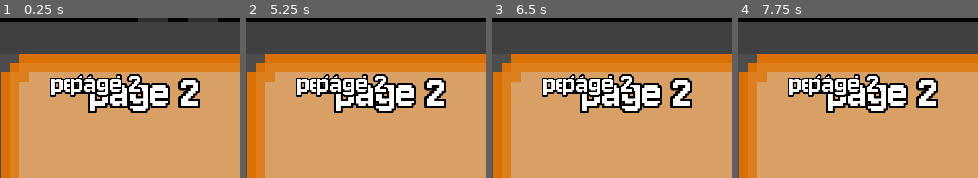
Above: before the commit, frames 1-4 (left to right).
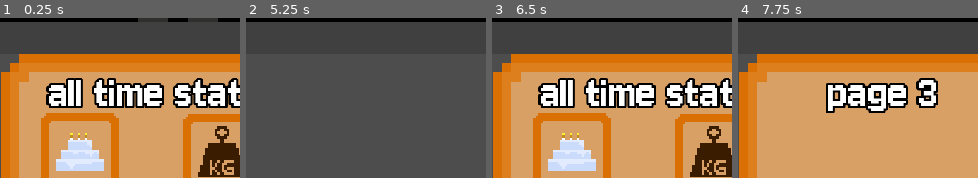
Above: after the commit, the same moments.

Repository: youswiftlmao/foxie-the-desktop-pet
Game: Godot game, scene res://scenes/main.tscn
The game is run twice, just before and just after one commit, with the same random seed, the same clock (stepped at 60 frames per second) and the same inputs.
Inputs (mouse positions are in pixels of both pictures, inside the frame that each line leads up to):
- Up to frame 1 (0.25 s): no input
- Up to frame 2 (5.25 s): tap Enter at 0.5, 3.5 s; drag from (387, 136) to (462, 86) at 0.52 s; drag from (462, 86) to (387, 136) at 1.27 s; tap Space at 2, 5 s; move the mouse to (368, 110) at 2.02 s; hold Right 2.03-2.75 s; tap Alt at 2.1, 3.6, 5.1 s; click (368, 110) at 2.17 s; drag from (373, 96) to (462, 86) at 2.77 s; move the mouse to (438, 122) at 3.52 s; hold Left 3.53-4.25 s; drag from (294, 74) to (445, 104) at 4.27 s; move the mouse to (378, 98) at 5.02 s; hold Down from 5.03 s (still down); click (378, 98) at 5.17 s
- Up to frame 3 (6.5 s): release Down at 5.75 s; tap Enter at 5.75 s; drag from (576, 58) to (614, 110) at 5.77 s
- Up to frame 4 (7.75 s): tap Space at 6.5 s; move the mouse to (910, 90) at 6.52 s; hold Up 6.53-7.25 s; tap Alt at 6.6 s; drag from (810, 106) to (846, 130) at 7.27 s

The runs differ from the first frame. In frame 1, 24% of the frame differs, in the area x 17-100%, y 35-100%; in frame 2, 77%, in the area x 0-100%, y 22-100%; in frame 3, 24%; in frame 4, 3.7%.

Commit message:
working on the implementation and functioning of the all time stats bar now going to work on the art

Diff:
--- a/scenes/main.tscn
+++ b/scenes/main.tscn
@@ -13,9 +13,14 @@
 [ext_resource type="Texture2D" uid="uid://p15c8res87jk" path="res://assets/palybtn.png" id="10_jkv2x"]
 [ext_resource type="Script" uid="uid://cenovfmomj7k2" path="res://scripts/food_window.gd" id="10_ya4ey"]
 [ext_resource type="Texture2D" uid="uid://bybxlds8cf34u" path="res://assets/DONE.png" id="11_muem4"]
+[ext_resource type="Texture2D" uid="uid://buen1b7p8c1u" path="res://assets/backbrtn.png" id="12_0ld40"]
+[ext_resource type="Texture2D" uid="uid://cl3nue0rnw44n" path="res://assets/age.png" id="12_jscy8"]
+[ext_resource type="Texture2D" uid="uid://dvaaaaxp8o5mx" path="res://assets/front buton.png" id="13_gqmmt"]
 [ext_resource type="Texture2D" uid="uid://q533g4ruect7" path="res://assets/ball.png" id="13_jbj1t"]
 [ext_resource type="Script" uid="uid://bfqtsb3pcn7sx" path="res://scripts/toys_window.gd" id="13_muem4"]
+[ext_resource type="Texture2D" uid="uid://5qhpa1a1swbm" path="res://assets/weitgh.png" id="13_pm3ni"]
 [ext_resource type="Texture2D" uid="uid://c2er80vramgsm" path="res://assets/bone.png" id="14_muem4"]
+[ext_resource type="Texture2D" uid="uid://cyqwq4ar8rhu3" path="res://assets/size.png" id="14_y6deb"]
 [ext_resource type="Texture2D" uid="uid://4n2bga3jqgvl" path="res://assets/feather.png" id="15_dp3eg"]
 
 [sub_resource type="AtlasTexture" id="AtlasTexture_0wfyh"]
@@ -744,31 +749,30 @@
 scale = Vector2(1.1581107, 1.1581107)
 texture_normal = ExtResource("11_muem4")
 
-[node name="stats window" type="Window" parent="statslayer/CanvasLayer" unique_id=1234608441]
+[node name="allstats window" type="Window" parent="statslayer/CanvasLayer" unique_id=1234608441]
 oversampling_override = 1.0
 position = Vector2i(0, 36)
 size = Vector2i(300, 300)
 
-[node name="pagecontainer" type="Control" parent="statslayer/CanvasLayer/stats window" unique_id=455033680]
+[node name="pagecontainer" type="Control" parent="statslayer/CanvasLayer/allstats window" unique_id=455033680]
 layout_mode = 3
 anchors_preset = 0
 offset_right = 40.0
 offset_bottom = 40.0
 
-[node name="page1" type="Control" parent="statslayer/CanvasLayer/stats window/pagecontainer" unique_id=853602335]
-visible = false
+[node name="page1" type="Control" parent="statslayer/CanvasLayer/allstats window/pagecontainer" unique_id=853602335]
 custom_minimum_size = Vector2(300, 300)
 anchors_preset = 0
 offset_right = 40.0
 offset_bottom = 40.0
 
-[node name="GuiBg" type="Sprite2D" parent="statslayer/CanvasLayer/stats window/pagecontainer/page1" unique_id=444600981]
+[node name="GuiBg" type="Sprite2D" parent="statslayer/CanvasLayer/allstats window/pagecontainer/page1" unique_id=444600981]
 texture_filter = 1
 position = Vector2(150.99998, 150)
 scale = Vector2(4.7, 4.7)
 texture = ExtResource("3_tefeu")
 
-[node name="maintag" type="RichTextLabel" parent="statslayer/CanvasLayer/stats window/pagecontainer/page1/GuiBg" unique_id=239949397]
+[node name="maintag" type="RichTextLabel" parent="statslayer/CanvasLayer/allstats window/pagecontainer/page1/GuiBg" unique_id=239949397]
 offset_left = -24.255316
 offset_top = -29.148937
 offset_right = 323.55157
@@ -779,37 +783,37 @@
 theme_override_font_sizes/normal_font_size = 64
 text = " all time stats"
 
-[node name="age" type="RichTextLabel" parent="statslayer/CanvasLayer/stats window/pagecontainer/page1/GuiBg" unique_id=366139380]
+[node name="age" type="RichTextLabel" parent="statslayer/CanvasLayer/allstats window/pagecontainer/page1/GuiBg" unique_id=366139380]
 clip_contents = false
-offset_left = -24.893616
-offset_top = -3.6170228
-offset_right = 260.21277
-offset_bottom = 75.99865
+offset_left = -18.297867
+offset_top = -3.617035
+offset_right = 266.80853
+offset_bottom = 75.998634
 scale = Vector2(0.1, 0.1)
 theme_override_constants/outline_size = 12
 theme_override_fonts/normal_font = ExtResource("8_tipki")
 theme_override_font_sizes/normal_font_size = 64
-text = "  age"
+text = "age"
 vertical_alignment = 1
 
-[node name="weight" type="RichTextLabel" parent="statslayer/CanvasLayer/stats window/pagecontainer/page1/GuiBg" unique_id=371833954]
+[node name="weight" type="RichTextLabel" parent="statslayer/CanvasLayer/allstats window/pagecontainer/page1/GuiBg" unique_id=371833954]
 clip_contents = false
-offset_left = 7.659579
-offset_top = -3.617021
-offset_right = 355.46646
-offset_bottom = 69.615685
+offset_left = 12.340424
+offset_top = -3.617035
+offset_right = 360.1473
+offset_bottom = 69.61567
 scale = Vector2(0.1, 0.1)
 theme_override_constants/outline_size = 12
 theme_override_fonts/normal_font = ExtResource("8_tipki")
 theme_override_font_sizes/normal_font_size = 64
 text = "weight"
 
-[node name="phase" type="RichTextLabel" parent="statslayer/CanvasLayer/stats window/pagecontainer/page1/GuiBg" unique_id=1925924100]
+[node name="phase" type="RichTextLabel" parent="statslayer/CanvasLayer/allstats window/pagecontainer/page1/GuiBg" unique_id=1925924100]
 clip_contents = false
-offset_left = -25.10638
-offset_top = 18.297876
-offset_right = 228.08513
-offset_bottom = 91.53057
+offset_left = -19.361698
+offset_top = 19.14894
+offset_right = 233.8298
+offset_bottom = 92.38164
 scale = Vector2(0.1, 0.1)
 theme_override_constants/outline_size = 12
 theme_override_fonts/normal_font = ExtResource("8_tipki")
@@ -818,30 +822,51 @@
 fit_content = true
 vertical_alignment = 1
 
-[node name="size" type="RichTextLabel" parent="statslayer/CanvasLayer/stats window/pagecontainer/page1/GuiBg" unique_id=344064116]
+[node name="size" type="RichTextLabel" parent="statslayer/CanvasLayer/allstats window/pagecontainer/page1/GuiBg" unique_id=344064116]
 clip_contents = false
-offset_left = 10.21277
-offset_top = 17.659575
-offset_right = 358.01965
-offset_bottom = 90.89229
+offset_left = 14.042559
+offset_top = 18.936172
+offset_right = 361.84946
+offset_bottom = 92.168884
 scale = Vector2(0.1, 0.1)
 theme_override_constants/outline_size = 12
 theme_override_fonts/normal_font = ExtResource("8_tipki")
 theme_override_font_sizes/normal_font_size = 64
 text = "size"
 
-[node name="page2" type="Control" parent="statslayer/CanvasLayer/stats window/pagecontainer" unique_id=2092740034]
+[node name="Age" type="Sprite2D" parent="statslayer/CanvasLayer/allstats window/pagecontainer/page1/GuiBg" unique_id=2013788122]
+position = Vector2(-15.106373, -11.0638275)
+scale = Vector2(0.5129885, 0.5129885)
+texture = ExtResource("12_jscy8")
+
+[node name="Weitgh" type="Sprite2D" parent="statslayer/CanvasLayer/allstats window/pagecontainer/page1/GuiBg" unique_id=753015857]
+position = Vector2(15.106392, -10.851065)
+scale = Vector2(0.513, 0.513)
+texture = ExtResource("13_pm3ni")
+
+[node name="Size" type="Sprite2D" parent="statslayer/CanvasLayer/allstats window/pagecontainer/page1/GuiBg" unique_id=761767742]
+position = Vector2(15.319157, 11.489363)
+scale = Vector2(0.513, 0.513)
+texture = ExtResource("14_y6deb")
+
+[node name="Happyindicator" type="Sprite2D" parent="statslayer/CanvasLayer/allstats window/pagecontainer/page1/GuiBg" unique_id=1570432703]
+position = Vector2(-15.319145, 11.702141)
+scale = Vector2(0.26, 0.26)
+texture = ExtResource("4_o6xl0")
+
+[node name="page2" type="Control" parent="statslayer/CanvasLayer/allstats window/pagecontainer" unique_id=2092740034]
 anchors_preset = 0
 offset_right = 40.0
 offset_bottom = 40.0
 
-[node name="GuiBg2" type="Sprite2D" parent="statslayer/CanvasLayer/stats window/pagecontainer/page2" unique_id=1058860826]
+[node name="GuiBg2" type="Sprite2D" parent="statslayer/CanvasLayer/allstats window/pagecontainer/page2" unique_id=1058860826]
+visible = false
 texture_filter = 1
 position = Vector2(150.99998, 150)
 scale = Vector2(4.7, 4.7)
 texture = ExtResource("3_tefeu")
 
-[node name="maintag" type="RichTextLabel" parent="statslayer/CanvasLayer/stats window/pagecontainer/page2/GuiBg2" unique_id=1609601125]
+[node name="maintag" type="RichTextLabel" parent="statslayer/CanvasLayer/allstats window/pagecontainer/page2/GuiBg2" unique_id=1609601125]
 offset_left = -24.255316
 offset_top = -29.148937
 offset_right = 323.55157
@@ -852,65 +877,116 @@
 theme_override_font_sizes/normal_font_size = 64
 text = "     page 2"
 
-[node name="foodeaten" type="RichTextLabel" parent="statslayer/CanvasLayer/stats window/pagecontainer/page2/GuiBg2" unique_id=485813140]
+[node name="foodeaten" type="RichTextLabel" parent="statslayer/CanvasLayer/allstats window/pagecontainer/page2/GuiBg2" unique_id=485813140]
 clip_contents = false
-offset_left = -24.893614
-offset_top = -5.31915
-offset_right = 322.91327
-offset_bottom = 67.91355
+offset_left = -22.97872
+offset_top = -5.106384
+offset_right = 324.82816
+offset_bottom = 68.12632
 scale = Vector2(0.1, 0.1)
 theme_override_constants/outline_size = 12
 theme_override_fonts/normal_font = ExtResource("8_tipki")
 theme_override_font_sizes/normal_font_size = 64
 text = "eaten"
 
-[node name="timesplayed" type="RichTextLabel" parent="statslayer/CanvasLayer/stats window/pagecontainer/page2/GuiBg2" unique_id=215219635]
+[node name="timesplayed" type="RichTextLabel" parent="statslayer/CanvasLayer/allstats window/pagecontainer/page2/GuiBg2" unique_id=215219635]
 clip_contents = false
-offset_left = -28.936169
-offset_top = 21.063831
-offset_right = 318.87073
-offset_bottom = 94.29654
+offset_left = -22.127657
+offset_top = 15.957445
+offset_right = 325.67923
+offset_bottom = 89.190155
 scale = Vector2(0.1, 0.1)
 theme_override_constants/outline_size = 12
 theme_override_fonts/normal_font = ExtResource("8_tipki")
 theme_override_font_sizes/normal_font_size = 64
-text = "  played"
-
-[node name="times petted" type="RichTextLabel" parent="statslayer/CanvasLayer/stats window/pagecontainer/page2/GuiBg2" unique_id=1222410515]
+text = "played"
+
+[node name="times petted" type="RichTextLabel" parent="statslayer/CanvasLayer/allstats window/pagecontainer/page2/GuiBg2" unique_id=1222410515]
 clip_contents = false
+offset_left = 11.70213
+offset_top = 15.531914
+offset_right = 359.509
+offset_bottom = 88.764626
+scale = Vector2(0.1, 0.1)
+theme_override_constants/outline_size = 12
+theme_override_fonts/normal_font = ExtResource("8_tipki")
+theme_override_font_sizes/normal_font_size = 64
+text = "petted"
+
+[node name="hoursslept" type="RichTextLabel" parent="statslayer/CanvasLayer/allstats window/pagecontainer/page2/GuiBg2" unique_id=425030801]
+clip_contents = false
+offset_left = 11.489367
+offset_top = -4.680852
+offset_right = 359.29626
+offset_bottom = 68.55185
+scale = Vector2(0.1, 0.1)
+theme_override_constants/outline_size = 12
+theme_override_fonts/normal_font = ExtResource("8_tipki")
+theme_override_font_sizes/normal_font_size = 64
+text = "slept"
+
+[node name="page3" type="Control" parent="statslayer/CanvasLayer/allstats window/pagecontainer" unique_id=1670408852]
+visible = false
+anchors_preset = 0
+offset_right = 40.0
+offset_bottom = 40.0
+
+[node name="GuiBg3" type="Sprite2D" parent="statslayer/CanvasLayer/allstats window/pagecontainer/page3" unique_id=36054798]
+texture_filter = 1
+position = Vector2(150.99998, 150)
+scale = Vector2(4.7, 4.7)
+texture = ExtResource("3_tefeu")
+
+[node name="maintag" type="RichTextLabel" parent="statslayer/CanvasLayer/allstats window/pagecontainer/page3/GuiBg3" unique_id=1476262323]
 offset_left = -24.255316
 offset_top = -29.148937
 offset_right = 323.55157
 offset_bottom = 44.083767
+scale = Vector2(0.15688843, 0.15688843)
+theme_override_constants/outline_size = 12
+theme_override_fonts/normal_font = ExtResource("8_tipki")
+theme_override_font_sizes/normal_font_size = 64
+text = "     page 3"
+
+[node name="distancetrvled" type="RichTextLabel" parent="statslayer/CanvasLayer/allstats window/pagecontainer/page3/GuiBg3" unique_id=383698064]
+clip_contents = false
+offset_left = -25.10638
+offset_top = 4.680852
+offset_right = 322.7005
+offset_bottom = 77.91356
 scale = Vector2(0.1, 0.1)
 theme_override_constants/outline_size = 12
 theme_override_fonts/normal_font = ExtResource("8_tipki")
 theme_override_font_sizes/normal_font_size = 64
-text = "  petted"
-
-[node name="hoursslept" type="RichTextLabel" parent="statslayer/CanvasLayer/stats window/pagecontainer/page2/GuiBg2" unique_id=425030801]
+text = "distance "
+
+[node name="achivements" type="RichTextLabel" parent="statslayer/CanvasLayer/allstats window/pagecontainer/page3/GuiBg3" unique_id=1938804915]
 clip_contents = false
-offset_left = -24.255316
-offset_top = -29.148937
-offset_right = 323.55157
-offset_bottom = 44.083767
+offset_left = 4.6808558
+offset_top = 4.680852
+offset_right = 352.48773
+offset_bottom = 77.91356
 scale = Vector2(0.1, 0.1)
 theme_override_constants/outline_size = 12
 theme_override_fonts/normal_font = ExtResource("8_tipki")
 theme_override_font_sizes/normal_font_size = 64
-text = "     page 2"
-
-[node name="page3" type="Control" parent="statslayer/CanvasLayer/stats window/pagecontainer" unique_id=1670408852]
-visible = false
-anchors_preset = 0
-offset_right = 40.0
-offset_bottom = 40.0
-
-[node name="GuiBg3" type="Sprite2D" parent="statslayer/CanvasLayer/stats window/pagecontainer/page3" unique_id=36054798]
-texture_filter = 1
-position = Vector2(150.99998, 150)
-scale = Vector2(4.7, 4.7)
-texture = ExtResource("3_tefeu")
+text = "achievemt"
+
+[node name="backpage" type="TextureButton" parent="statslayer/CanvasLayer/allstats window/pagecontainer" unique_id=1502337555]
+layout_mode = 0
+offset_left = 119.0
+offset_top = 184.0
+offset_right = 151.0
+offset_bottom = 216.0
+texture_normal = ExtResource("12_0ld40")
+
+[node name="nextpage" type="TextureButton" parent="statslayer/CanvasLayer/allstats window/pagecontainer" unique_id=166452869]
+layout_mode = 0
+offset_left = 151.0
+offset_top = 184.0
+offset_right = 183.0
+offset_bottom = 216.0
+texture_normal = ExtResource("13_gqmmt")
 
 [node name="food window" type="Window" parent="." unique_id=1187842874]
 transparent_bg = true
@@ -988,3 +1064,5 @@
 [connection signal="pressed" from="statslayer/CanvasLayer/StatsWindow/sleep+" to="." method="_on_sleep_pressed"]
 [connection signal="pressed" from="statslayer/CanvasLayer/StatsWindow/playbtn" to="." method="_on_playbtn_pressed"]
 [connection signal="pressed" from="statslayer/CanvasLayer/StatsWindow/ahcevement panel opener" to="." method="_on_ahcevement_panel_opener_pressed"]
+[connection signal="pressed" from="statslayer/CanvasLayer/allstats window/pagecontainer/backpage" to="." method="_on_backpage_pressed"]
+[connection signal="pressed" from="statslayer/CanvasLayer/allstats window/pagecontainer/nextpage" to="." method="_on_nextpage_pressed"]
--- a/scripts/main.gd
+++ b/scripts/main.gd
@@ -90,20 +90,45 @@
 
 
 #statiscits panel var like amt of time done (action)
-var hoursslept
-var foodeaten
-var age
-var distancetraveled
-var timesplayed
-var timepicked
-var timespetted
-var wheight
-var phase
-var size #starts out small as grows scale sdoes too and kgs yeah
-
+var hoursslept := 0.0
+var foodeaten := 0
+var ageminutes := 0.0
+var distancetraveled := 0
+var timesplayed := 0
+var timepicked := 0
+var timespetted := 0
+var wheight := 1.0
+var phase := "baby"
+var size := "small"
+ #starts out small as grows scale sdoes too and kgs yeah
+
+
+var currentpage := 0
+var totalpages := 3
+
+@onready var page_1: Control = $"statslayer/CanvasLayer/allstats window/pagecontainer/page1"
+@onready var page_2: Control = $"statslayer/CanvasLayer/allstats window/pagecontainer/page2"
+@onready var page_3: Control = $"statslayer/CanvasLayer/allstats window/pagecontainer/page3"
+
+#page 1 labels
+@onready var age_label = $"statslayer/CanvasLayer/allstats window/pagecontainer/page1/GuiBg/age"
+@onready var weight_label = $"statslayer/CanvasLayer/allstats window/pagecontainer/page1/GuiBg/weight"
+@onready var phase_label= $"statslayer/CanvasLayer/allstats window/pagecontainer/page1/GuiBg/phase"
+@onready var size_label = $"statslayer/CanvasLayer/allstats window/pagecontainer/page1/GuiBg/size"
+#page2 labels
+@onready var foodeaten_label = $"statslayer/CanvasLayer/allstats window/pagecontainer/page2/GuiBg2/foodeaten"
+@onready var timesplayed_label = $"statslayer/CanvasLayer/allstats window/pagecontainer/page2/GuiBg2/timesplayed"
+@onready var times_petted_label = $"statslayer/CanvasLayer/allstats window/pagecontainer/page2/GuiBg2/times petted"
+@onready var hoursslept_label = $"statslayer/CanvasLayer/allstats window/pagecontainer/page2/GuiBg2/hoursslept"
+#page THU REEEEEEEEEEEE
+@onready var distancetrvled_label = $"statslayer/CanvasLayer/allstats window/pagecontainer/page3/GuiBg3/distancetrvled"
+@onready var achivements_label= $"statslayer/CanvasLayer/allstats window/pagecontainer/page3/GuiBg3/achivements"
+
+var last_pos := Vector2.ZERO
 
 func _ready() -> void:
-
+	updstat_book()
+	updallstatpages()
 	updui()
 
 
@@ -234,7 +259,9 @@
 		#feeding is sm easier now omfddddddddds
 
 func _physics_process(delta):
-
+	var current_pos = Vector2(get_window().position)
+	distancetraveled += int(current_pos.distance_to(last_pos))
+	last_pos = current_pos
 	if petting and !pouncing:
 		return
 	var window = get_window()
@@ -588,7 +615,8 @@
 	hunger += fw.food_data["hunger"]
 	hunger = clamp(hunger, 0, 100)
 	energy += 5
-
+	foodeaten += 1
+	updstat_book()
 	fw.stop_food()
 	updui()
 
@@ -606,7 +634,8 @@
 	pettingmode = true
 	petingtimer = 7.0
 	print("petting start")
-
+	timespetted += 1
+	updstat_book()
 
 func _on_sleep_pressed() -> void:
 	if !achivement["firstnap"]:
@@ -716,7 +745,8 @@
 		return
 
 	pictoy()
-
+	timesplayed += 1
+	updstat_book()
 
 
 func pictoy():
@@ -778,3 +808,54 @@
 	panel.visible = !panel.visible
 #added achievements panel with written attainabale achivemnets
 #and if reached criteria it will display a tick mark yay
+func updallstatpages():
+
+	page_1.visible = false
+	page_2.visible = false
+	page_3.visible = false
+
+	match  currentpage:
+		0:
+			page_1.visible = true
+		1:
+			page_2.visible = true
+		2:
+			page_3.visible = true
+
+func _on_nextpage_pressed() -> void:
+	currentpage  += 1
+
+	if currentpage >= totalpages:
+		currentpage  = 0
+
+	updallstatpages()
+
+
+
+func _on_backpage_pressed() -> void:
+	currentpage -= 1
+
+	if currentpage < 0:
+		currentpage = totalpages - 1
+
+	updallstatpages()
+
+func updstat_book():
+	age_label.text = str(ageminutes)
+	weight_label.text = str(wheight) + "KG"
+	size_label.text = str(size)
+	phase_label.text = phase
+
+	foodeaten_label.text = str(foodeaten)
+	timesplayed_label.text = str(timesplayed)
+	times_petted_label.text = str(timespetted)
+	hoursslept_label.text = str(round(hoursslept * 10) / 10)
+
+	distancetrvled_label.text = str(distancetraveled)
+
+	var achcount = 0
+	for a in achivement:
+			if achivement[a]:
+				achcount += 1
+
+	achivements_label.text = str(achcount) + "/6"
Binary file added: assets/age.png
Not shown, added: assets/age.png.import
Binary file added: assets/backbrtn.png
Not shown, added: assets/backbrtn.png.import
Binary file added: assets/front buton.png
Not shown, added: assets/front buton.png.import
Binary file added: assets/size.png
Not shown, added: assets/size.png.import
Binary file added: assets/weitgh.png
Not shown, added: assets/weitgh.png.import
